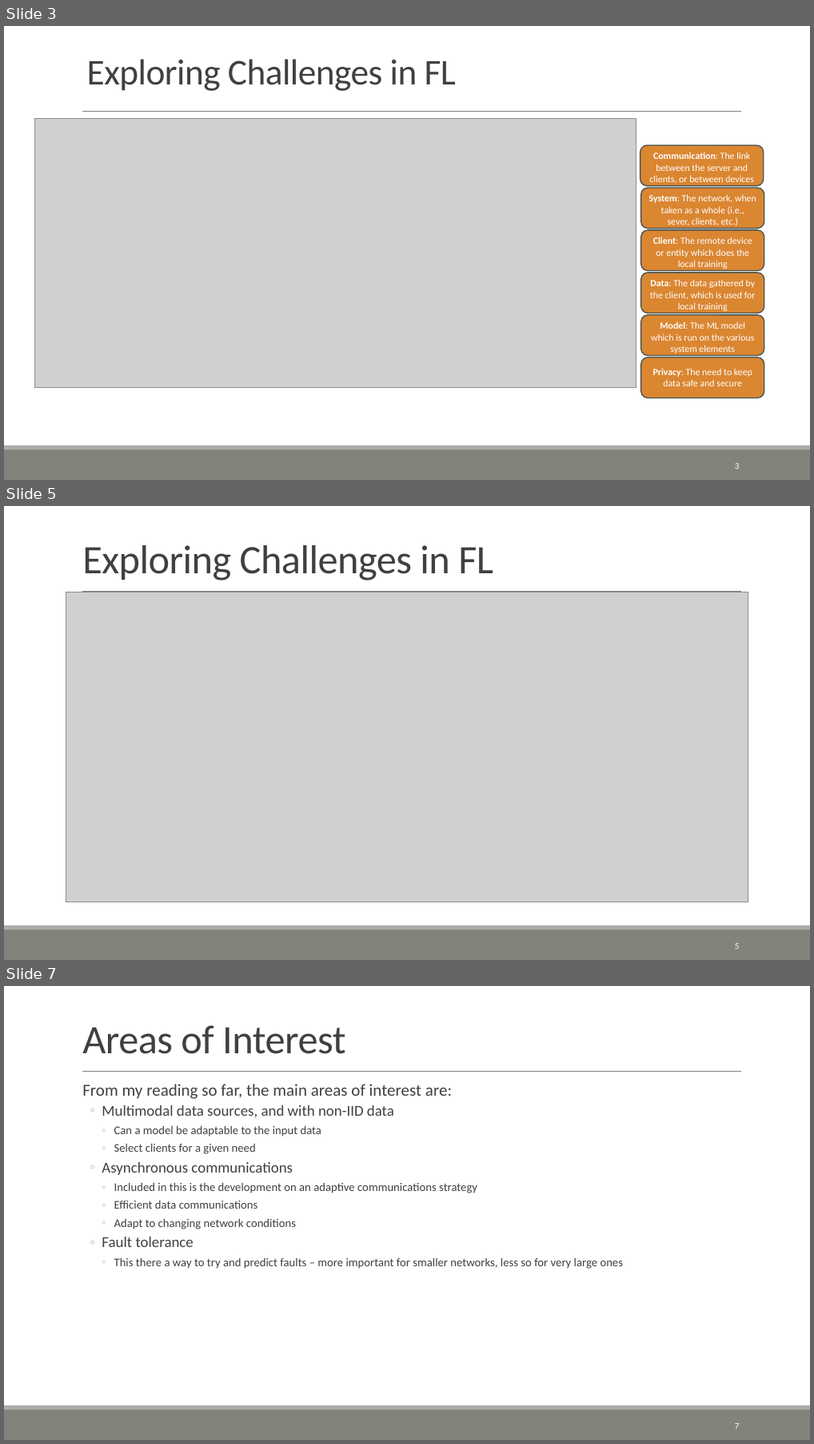
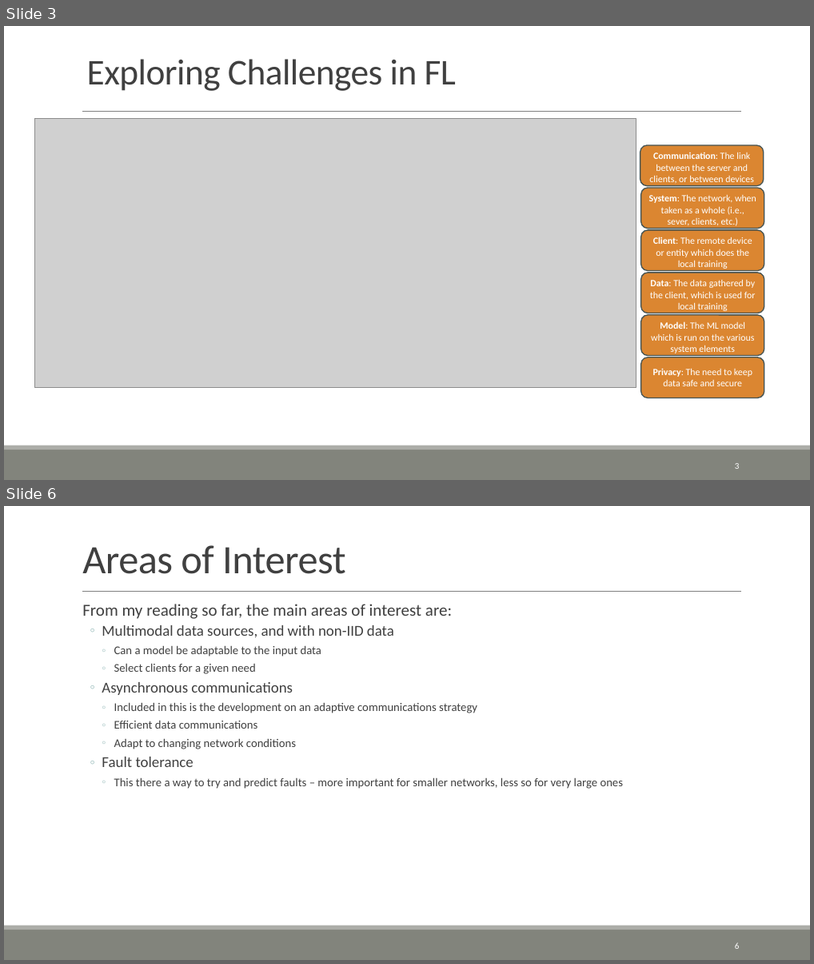
Before and after one commit to ofithcheallaigh/phd, a slide deck: Presentations/Supervisor Meetings/2024/202404XX.pptx. Shown one above the other, each under a label of ours: slides 3, 5 and 7 before the commit, slides 3 and 6 after it; the slides between them are not shown. The pictures are 814x1444 and 814x964 pixels, drawn with LibreOffice and Linux fonts; fonts in the diff are those of the drawing; grey boxes stand for pictures. Boxes give left, top, right and bottom in pixels: in the first picture for what was removed or moved away, otherwise in the second. Text is boxed around its words. In the diff, an @@ line names an element or a change of style, - is before the commit and + after.

```diff
--- a/Presentations/Supervisor Meetings/2024/202404XX.pptx
+++ b/Presentations/Supervisor Meetings/2024/202404XX.pptx
@@ slide 5 removed at [4,506,810,960], background #FFFFFF; not listed: 3 template elements that a slide beside it also shows @@
@@ title removed at [82,545,494,580] @@
-Exploring Challenges in FL
@@ picture removed at [66,592,749,902] @@
@@ page number removed at [735,943,740,948] @@
-5
@@ what was slide 7 is now slide 6 @@
@@ page number at [735,942,740,948]: text changed @@
-7
+6
```
Also in this commit, not shown: 1 slide changed, 1 slide added, 1 other slide removed.
